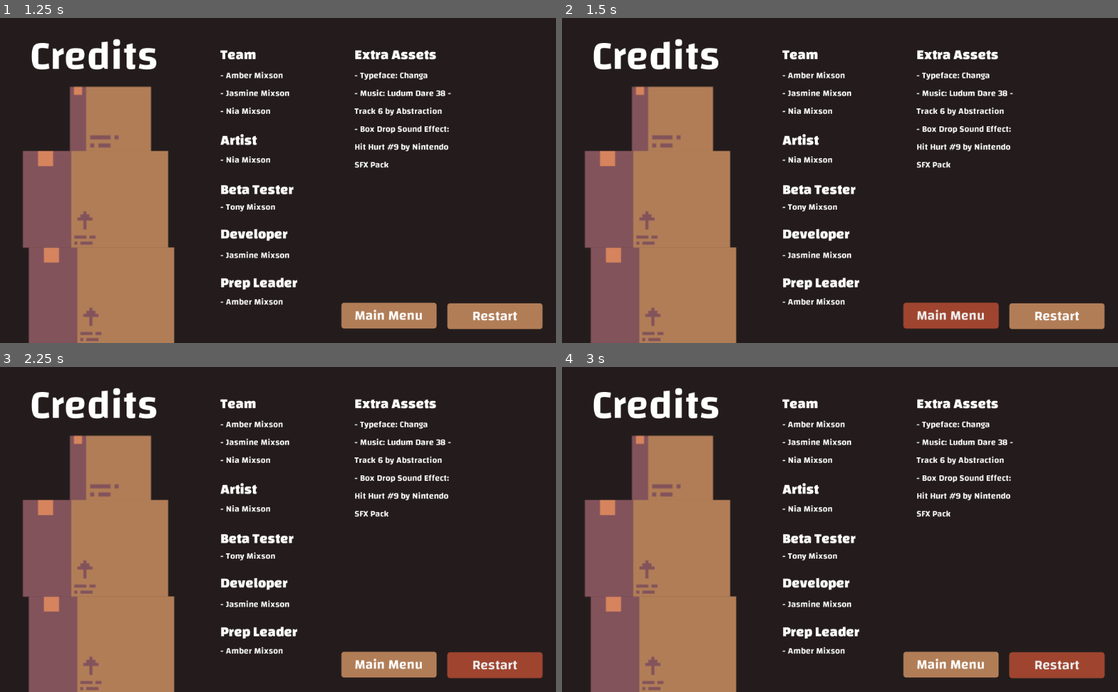
Above: before the commit, frames 1-4 (two rows, left to right).
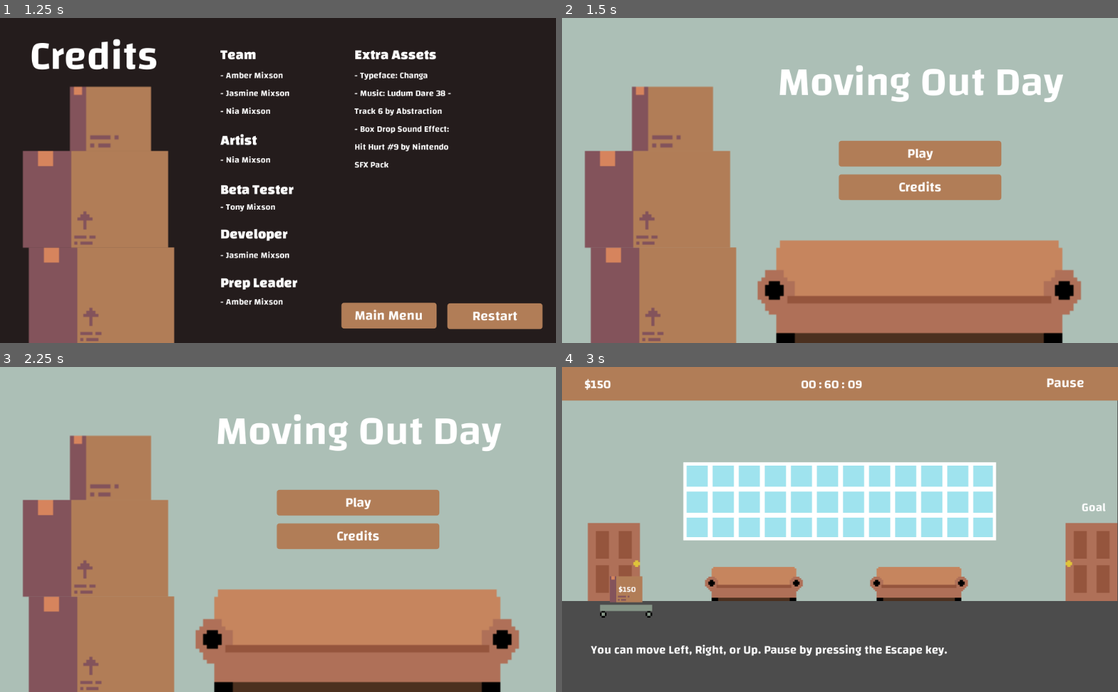
Above: after the commit, the same moments.

Repository: JMixson/moving-out-day
Game: Godot game, scene res://Scenes/Main_Menu.tscn
The game is run twice, just before and just after one commit, with the same random seed, the same clock (stepped at 60 frames per second) and the same inputs.
Inputs (mouse positions are in pixels of both pictures, inside the frame that each line leads up to):
- Up to frame 1 (1.25 s): click "Credits" at 0.5 s
- Up to frame 2 (1.5 s): click "Main Menu" at 1.25 s
- Up to frame 3 (2.25 s): click (494, 666) at 2 s, where only the run before the commit has a clickable "Restart"
- Up to frame 4 (3 s): click (917, 503) at 2.75 s, where only the run after the commit has a clickable "Play"

Frame 1 is identical in both runs. In frame 2, 81% of the frame differs, in the area x 0-100%, y 0-100%; in frame 3, 80%; in frame 4, 99%.
Error after the commit: Invalid set index 'text' (on base: 'null instance') with value of type 'String'. (res://Scripts/Level.gd:24)

Commit message:
Update button functions

Diff:
--- a/Scripts/Credits.gd
+++ b/Scripts/Credits.gd
@@ -4,10 +4,9 @@
 	get_tree().set_deferred("paused", false)
 
 func _on_Menu_Btn_pressed():
-	get_tree().change_scene("res://Scenes/Main Menu.tscn")
+	get_tree().change_scene("res://Scenes/Main_Menu.tscn")
 
 func _on_R_Btn_pressed():
-	Global.price = 0
-	Global.box_num = 0
-	get_tree().change_scene("res://Scenes/Level 1.tscn")
+	Global.restart_settings()
+	get_tree().change_scene("res://Scenes/Level.tscn")
 	resume()
